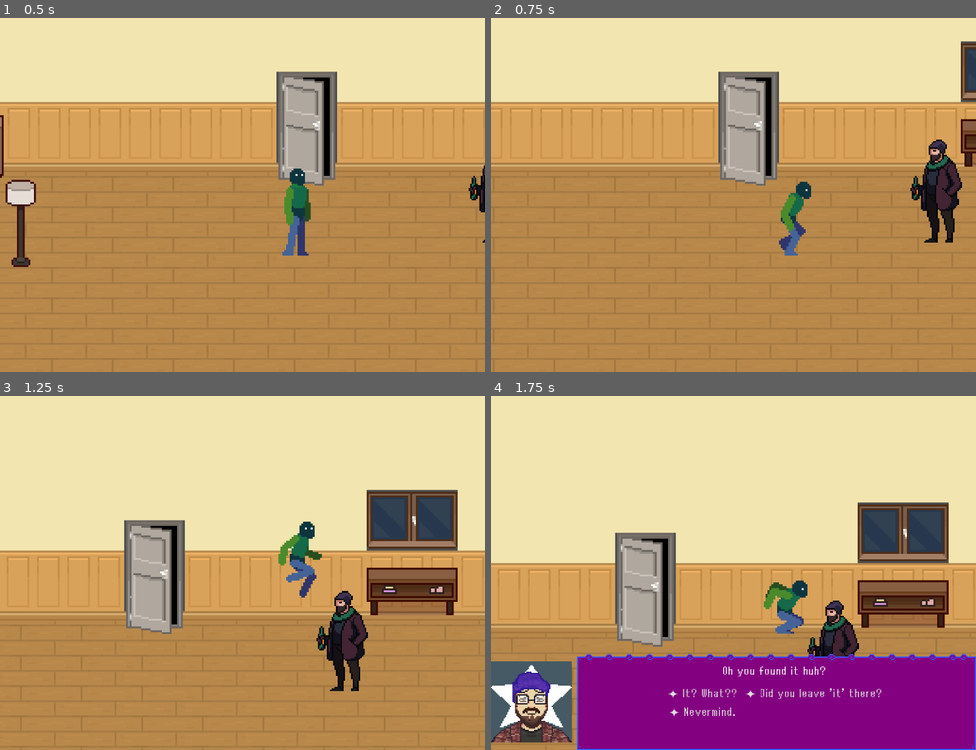
Above: before the commit, frames 1-4 (two rows, left to right).
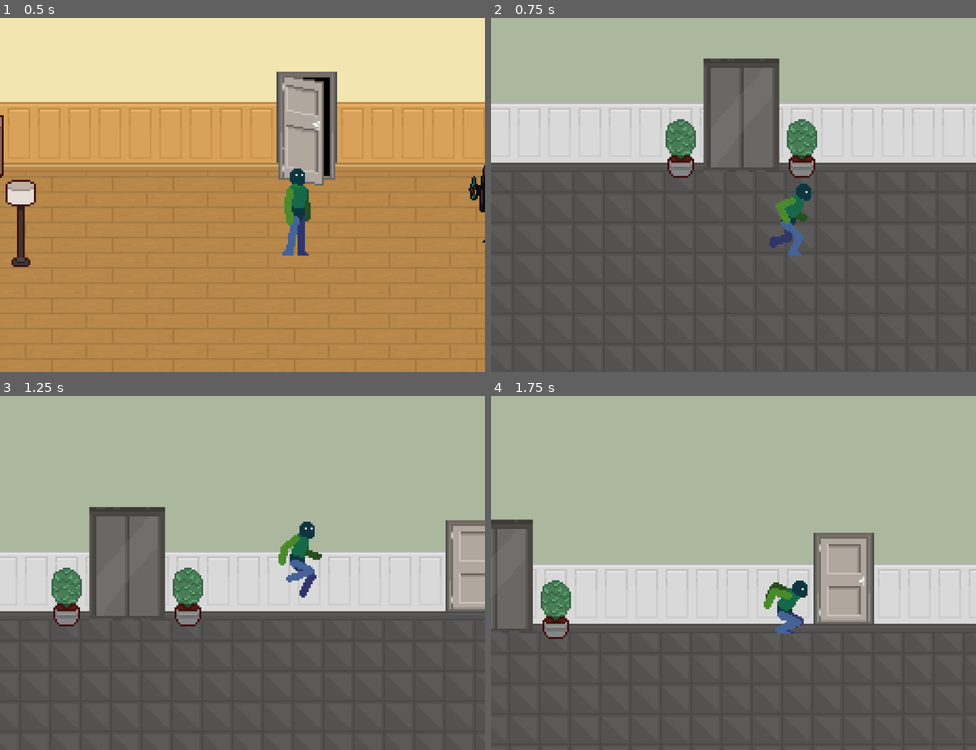
Above: after the commit, the same moments.

Repository: nisaturk/mirrorfixer-prototype
Game: Godot game, scene res://scenes/flat.tscn
Same seed, same stepped clock (60 frames per second), same inputs: the game is played once before the commit and once after it. This scene is started directly instead of the project's main scene.
Inputs:
- Up to frame 1 (0.5 s): no input
- Up to frame 2 (0.75 s): tap Enter at 0.5 s; hold Right (move_right) from 0.53 s (still down); hold E (interact) from 0.53 s (still down)
- Up to frame 3 (1.25 s): keep holding Right (move_right); keep holding E (interact); tap Up (jump) at 0.77 s
- Up to frame 4 (1.75 s): keep holding Right (move_right); release E (interact) at 1.28 s; tap E (interact) at 1.35 s; tap Up (jump) at 1.52 s

Frame 1 is identical in both runs. In frame 2, 99% of the frame differs, in the area x 0-100%, y 0-100%; in frame 3, 99%; in frame 4, 97%.

Commit message:
elevator script

Diff:
--- a/dialogue/dialogue-prototype.json
+++ b/dialogue/dialogue-prototype.json
@@ -158,12 +158,46 @@
 	{ "text": "✦ Don't go in.", "next_id": "end" }
   ]
 },
+"out": {
+  "type": "line",
+  "text": "Going out...",
+  "action": "go_out",
+  "next_id": "end"
+},
 "flat1": {
   "type": "line",
   "text": "Going in...",
   "action": "go_to_flat_1",
   "next_id": "end"
 },
+
+  "oven": {
+	"type": "line",
+	"text": "Something delicious is being baked.",
+	"next_id": "oven_2"
+  },
+  "oven_2": {
+	"type": "line",
+	"text": "Is he baking a cake?",
+	"next_id": "end"
+  },
+
+  "bookshelf": {
+	"type": "line",
+	"text": "Look at all these books!",
+	"next_id": "bookshelf_2"
+  },
+  "bookshelf_2": {
+	"type": "line",
+	"text": "There's even Sartre! ",
+	"next_id": "bookshelf_3"
+  },
+  "bookshelf_3": {
+	"type": "line",
+	"text": "He must read a lot.",
+	"next_id": "end"
+  },
+
   "maxime_greet": {
 	"type": "choice",
 	"text": "Oh you found it huh?",
--- a/project.godot
+++ b/project.godot
@@ -33,6 +33,10 @@
 window/size/window_width_override=1152
 window/size/window_height_override=648
 window/stretch/mode="canvas_items"
+
+[global_group]
+
+player=""
 
 [input]
 
--- a/scenes/elevator.tscn
+++ b/scenes/elevator.tscn
@@ -1,8 +1,37 @@
-[gd_scene load_steps=12 format=3 uid="uid://bglrg2vgdl6e"]
+[gd_scene load_steps=20 format=3 uid="uid://bglrg2vgdl6e"]
 
 [ext_resource type="AudioStream" uid="uid://bm61f4wdyaej8" path="res://assets/audio/elevator-dingwav-14913.mp3" id="1_8lbij"]
 [ext_resource type="Texture2D" uid="uid://dk33c5kyemckx" path="res://assets/sprites/interior/elevator/body.png" id="1_8o2wm"]
+[ext_resource type="Script" uid="uid://cxj0rpmqm1w6t" path="res://scripts/elevator.gd" id="1_gisge"]
 [ext_resource type="PackedScene" uid="uid://bbh3286pn2faw" path="res://scenes/interactable.tscn" id="3_jmdsd"]
+
+[sub_resource type="AtlasTexture" id="AtlasTexture_2fcxx"]
+atlas = ExtResource("1_8o2wm")
+region = Rect2(192, 0, 32, 48)
+
+[sub_resource type="AtlasTexture" id="AtlasTexture_o4pep"]
+atlas = ExtResource("1_8o2wm")
+region = Rect2(160, 0, 32, 48)
+
+[sub_resource type="AtlasTexture" id="AtlasTexture_lldhi"]
+atlas = ExtResource("1_8o2wm")
+region = Rect2(128, 0, 32, 48)
+
+[sub_resource type="AtlasTexture" id="AtlasTexture_jkj2p"]
+atlas = ExtResource("1_8o2wm")
+region = Rect2(96, 0, 32, 48)
+
+[sub_resource type="AtlasTexture" id="AtlasTexture_qricf"]
+atlas = ExtResource("1_8o2wm")
+region = Rect2(64, 0, 32, 48)
+
+[sub_resource type="AtlasTexture" id="AtlasTexture_ja3hn"]
+atlas = ExtResource("1_8o2wm")
+region = Rect2(32, 0, 32, 48)
+
+[sub_resource type="AtlasTexture" id="AtlasTexture_uyl0v"]
+atlas = ExtResource("1_8o2wm")
+region = Rect2(0, 0, 32, 48)
 
 [sub_resource type="AtlasTexture" id="AtlasTexture_8lbij"]
 atlas = ExtResource("1_8o2wm")
@@ -36,6 +65,32 @@
 animations = [{
 "frames": [{
 "duration": 1.0,
+"texture": SubResource("AtlasTexture_2fcxx")
+}, {
+"duration": 1.0,
+"texture": SubResource("AtlasTexture_o4pep")
+}, {
+"duration": 1.0,
+"texture": SubResource("AtlasTexture_lldhi")
+}, {
+"duration": 1.0,
+"texture": SubResource("AtlasTexture_jkj2p")
+}, {
+"duration": 1.0,
+"texture": SubResource("AtlasTexture_qricf")
+}, {
+"duration": 1.0,
+"texture": SubResource("AtlasTexture_ja3hn")
+}, {
+"duration": 1.0,
+"texture": SubResource("AtlasTexture_uyl0v")
+}],
+"loop": true,
+"name": &"close",
+"speed": 5.0
+}, {
+"frames": [{
+"duration": 1.0,
 "texture": SubResource("AtlasTexture_8lbij")
 }, {
 "duration": 1.0,
@@ -62,6 +117,7 @@
 }]
 
 [node name="Elevator" type="Area2D"]
+script = ExtResource("1_gisge")
 
 [node name="CollisionShape2D" type="CollisionShape2D" parent="."]
 
@@ -71,9 +127,14 @@
 [node name="AnimatedSprite2D" type="AnimatedSprite2D" parent="."]
 sprite_frames = SubResource("SpriteFrames_2fcxx")
 animation = &"open"
-frame_progress = 0.19144417
+frame = 6
+frame_progress = 0.59997624
 
 [node name="InteractableObject" parent="." instance=ExtResource("3_jmdsd")]
-position = Vector2(-19.000002, -27)
+position = Vector2(-19, -33.000004)
 scale = Vector2(0.8121012, 1.1838024)
+priority = 3
 dialogue_id = "elevator"
+
+[connection signal="body_entered" from="." to="." method="_on_body_entered"]
+[connection signal="body_exited" from="." to="." method="_on_body_exited"]
--- a/scenes/flat.tscn
+++ b/scenes/flat.tscn
@@ -4391,8 +4391,17 @@
 position = Vector2(5, -35)
 
 [node name="IA2UnlockedDoor" parent="IAAreas" instance=ExtResource("8_4n7pq")]
-position = Vector2(129, -7)
+position = Vector2(131, -8)
 dialogue_id = "out"
+
+[node name="IOoven" parent="IAAreas" instance=ExtResource("8_4n7pq")]
+position = Vector2(-366, 13)
+dialogue_id = "oven"
+
+[node name="IObookshelf" parent="IAAreas" instance=ExtResource("8_4n7pq")]
+position = Vector2(-168, -2)
+scale = Vector2(3.6142285, 1)
+dialogue_id = "bookshelf"
 
 [node name="Player" parent="." instance=ExtResource("10_rflju")]
 process_mode = 3
--- a/scenes/player.tscn
+++ b/scenes/player.tscn
@@ -188,7 +188,7 @@
 "speed": 10.0
 }]
 
-[node name="Player" type="CharacterBody2D"]
+[node name="Player" type="CharacterBody2D" groups=["player"]]
 script = ExtResource("1_g2els")
 
 [node name="InteractionDetector" type="Area2D" parent="."]
--- a/scripts/DialogueUI.gd
+++ b/scripts/DialogueUI.gd
@@ -122,3 +122,6 @@
 
 	if action_name == "go_to_flat_1":
 		get_tree().change_scene_to_file("res://scenes/flat.tscn")
+
+	if action_name == "go_out":
+		get_tree().change_scene_to_file("res://scenes/floor.tscn")
--- /dev/null
+++ b/scripts/elevator.gd
@@ -0,0 +1,46 @@
+extends Area2D
+
+var player_in_range: bool = false
+var is_active = true
+
+func _ready():
+	$AnimatedSprite2D.frame = 0
+
+func _input(event):
+	if not is_active: return
+
+	if not player_in_range:
+		return
+
+	if DialogueUI.visible: #autoload change
+		return
+
+	if event.is_action_pressed("interact"):
+		open_doors()
+		#get_viewport().set_input_as_handled() # consume input so it wont keep ringin
+
+func open_doors():
+	#emit_signal("doors_opened")
+	$AnimatedSprite2D.frame = 0
+	$AnimatedSprite2D.play("open")
+
+	if $AudioStreamPlayer2D.playing: # so the sounds wont overlap
+		$AudioStreamPlayer2D.stop()
+	$AudioStreamPlayer2D.play()
+
+func close_doors():
+	#emit_signal("doors_opened")
+	$AnimatedSprite2D.frame = 0
+	$AnimatedSprite2D.play("close")
+
+	if $AudioStreamPlayer2D.playing: # so the sounds wont overlap
+		$AudioStreamPlayer2D.stop()
+	$AudioStreamPlayer2D.play()
+
+func _on_body_entered(body: Node2D) -> void:
+	if body.is_in_group("player"):
+		player_in_range = true
+
+func _on_body_exited(body: Node2D) -> void:
+	if body.is_in_group("player"):
+		player_in_range = false
--- a/scripts/player.gd
+++ b/scripts/player.gd
@@ -64,4 +64,4 @@
 
 		if not object_id.is_empty():
 			DialogueUI.start_dialogue(object_id, caller)
-			get_viewport().set_input_as_handled()
+			#get_viewport().set_input_as_handled()
Not shown, added: scripts/elevator.gd.uid
